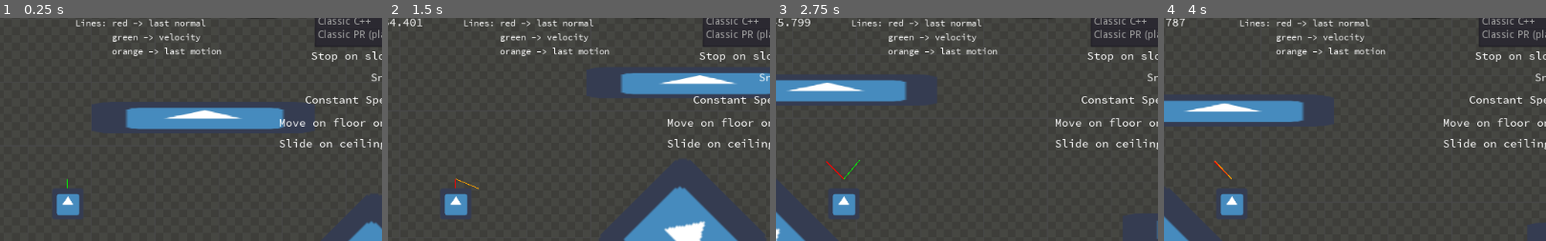
Above: before the commit, frames 1-4 (left to right).
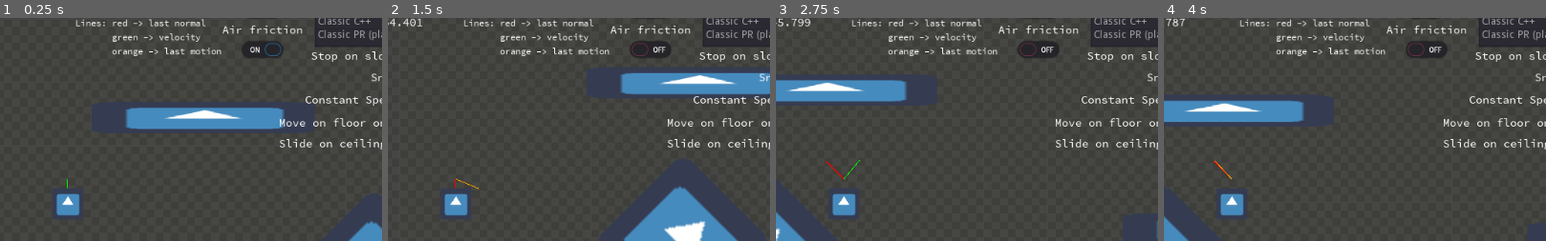
Above: after the commit, the same moments.

Repository: fabriceci/move_and_slide
Game: Godot game, scene res://World.tscn
Same seed, same stepped clock (60 frames per second), same inputs: the game is played once before the commit and once after it. The engine's default icon, where the game draws it, is replaced by a stand-in: a white triangle on a blue panel in a dark square.
Inputs (mouse positions are % of the whole screen's width and height, from its top left):
- Up to frame 1 (0.25 s): no input
- Up to frame 2 (1.5 s): click (76, 15) at 0.52 s; tap Enter (ui_accept) at 1.25 s; hold Right (ui_right) from 1.28 s (still down); hold Shift (run) from 1.28 s (still down)
- Up to frame 3 (2.75 s): keep holding Right (ui_right); tap Enter (ui_accept) at 1.52, 2.27 s; release Shift (run) at 2.03 s; tap Tab (slow) at 2.1 s
- Up to frame 4 (4 s): release Right (ui_right) at 2.78 s; hold Shift (run) 2.78-3.53 s; hold Left (ui_left) from 2.78 s (still down); tap Tab (slow) at 3.6 s; tap Enter (ui_accept) at 3.77 s
The pictures show only the part of the screen within x 41-91%, y 8-58%; the shares and areas given below are measured in that part.

The runs differ from the first frame. In frame 1, 0.9% of the frame differs, in the area x 58-80%, y 3-18%; in frame 2, 0.9%; in frame 3, 0.9%; in frame 4, 0.9%.

Commit message:
Add a shape to test air slide + button in the UI for air friction

Diff:
--- a/World.gd
+++ b/World.gd
@@ -11,6 +11,7 @@
 var slow_mo := [1.0, 0.05, 0.005]
 var slow_mo_idx = 0
 var platform_msg = ""
+var tmp_air_friction = Global.AIR_FRICTION
 
 func _ready() -> void:
 	$Level/StaticBody2D/CollisionPolygon2D.polygon = $Level/StaticBody2D/Polygon2D.polygon
@@ -94,3 +95,10 @@
 
 func _on_SlideOnCeilingBtn_toggled(button_pressed: bool) -> void:
 	Global.SLIDE_ON_CEILING = button_pressed
+
+
+func _on_AirFrictionBtn_toggled(button_pressed: bool) -> void:
+	if button_pressed:
+		Global.AIR_FRICTION = tmp_air_friction
+	else:
+		Global.AIR_FRICTION = 0
--- a/World.tscn
+++ b/World.tscn
@@ -146,6 +146,31 @@
 "_edit_use_anchors_": false
 }
 
+[node name="AirFrictionLabel" type="Label" parent="CanvasLayer/Control"]
+anchor_right = 1.0
+anchor_bottom = 1.0
+margin_left = 719.0
+margin_top = 56.0
+margin_right = 796.0
+margin_bottom = 36.0
+custom_fonts/font = SubResource( 1 )
+text = "Air friction"
+__meta__ = {
+"_edit_use_anchors_": false
+}
+
+[node name="AirFrictionBtn" type="CheckButton" parent="CanvasLayer/Control"]
+margin_left = 736.087
+margin_top = 72.9733
+margin_right = 812.087
+margin_bottom = 112.973
+focus_mode = 0
+pressed = true
+enabled_focus_mode = 0
+__meta__ = {
+"_edit_use_anchors_": false
+}
+
 [node name="JumpBtn" type="CheckButton" parent="CanvasLayer/Control"]
 margin_left = 735.0
 margin_top = 20.0
@@ -311,6 +336,14 @@
 
 [node name="CollisionShape2D" type="CollisionShape2D" parent="Level/StaticBody2D2"]
 position = Vector2( -293.296, -23.2314 )
+shape = SubResource( 4 )
+
+[node name="StaticBody2D4" type="StaticBody2D" parent="Level"]
+position = Vector2( -40.4332, -196.18 )
+
+[node name="CollisionShape2D" type="CollisionShape2D" parent="Level/StaticBody2D4"]
+position = Vector2( 617.102, -87.2312 )
+rotation = -0.698132
 shape = SubResource( 4 )
 
 [node name="StaticBody2D3" type="StaticBody2D" parent="Level"]
@@ -378,6 +411,7 @@
 }
 
 [connection signal="item_selected" from="CanvasLayer/Control/ItemList" to="." method="_on_ItemList_item_selected"]
+[connection signal="toggled" from="CanvasLayer/Control/AirFrictionBtn" to="." method="_on_AirFrictionBtn_toggled"]
 [connection signal="toggled" from="CanvasLayer/Control/JumpBtn" to="." method="_on_JumpBtn_toggled"]
 [connection signal="toggled" from="CanvasLayer/Control/StopSlopeBtn" to="." method="_on_StopSlopeBtn_toggled"]
 [connection signal="toggled" from="CanvasLayer/Control/SnapBtn" to="." method="_on_SnapBtn_toggled"]
